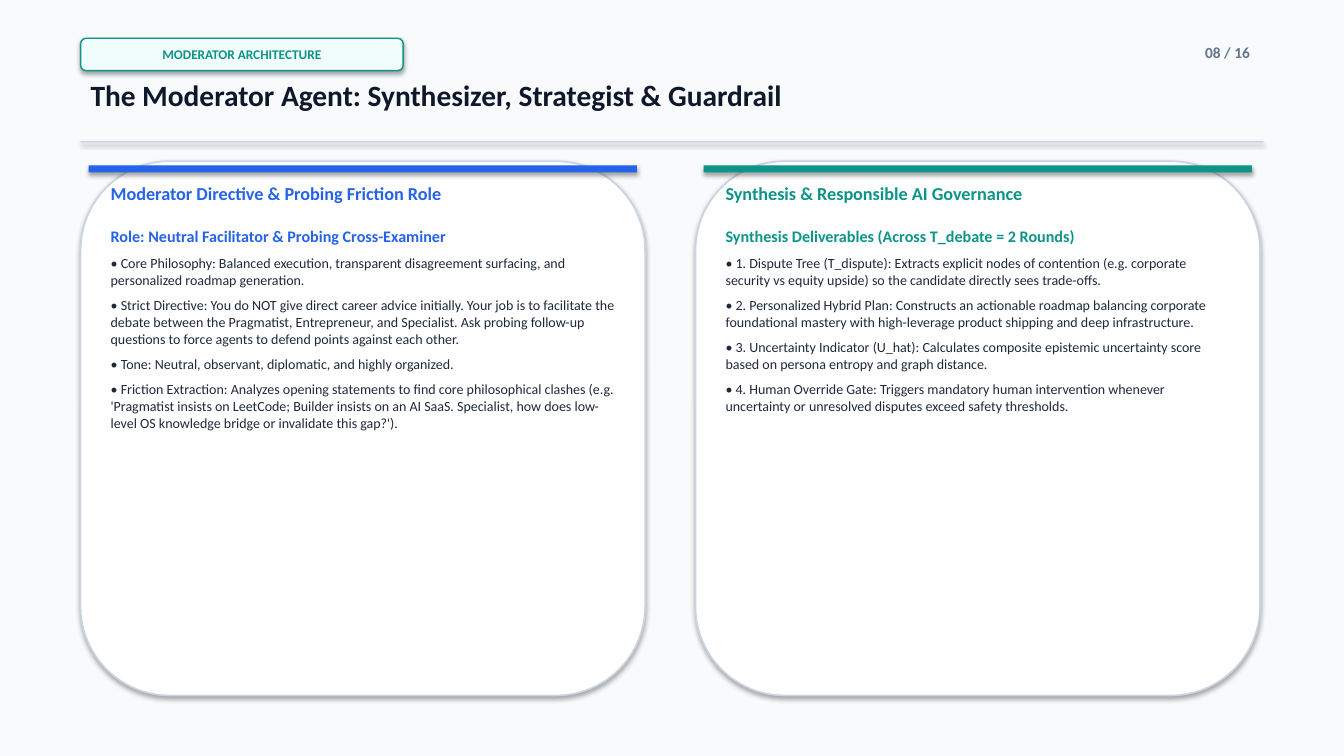
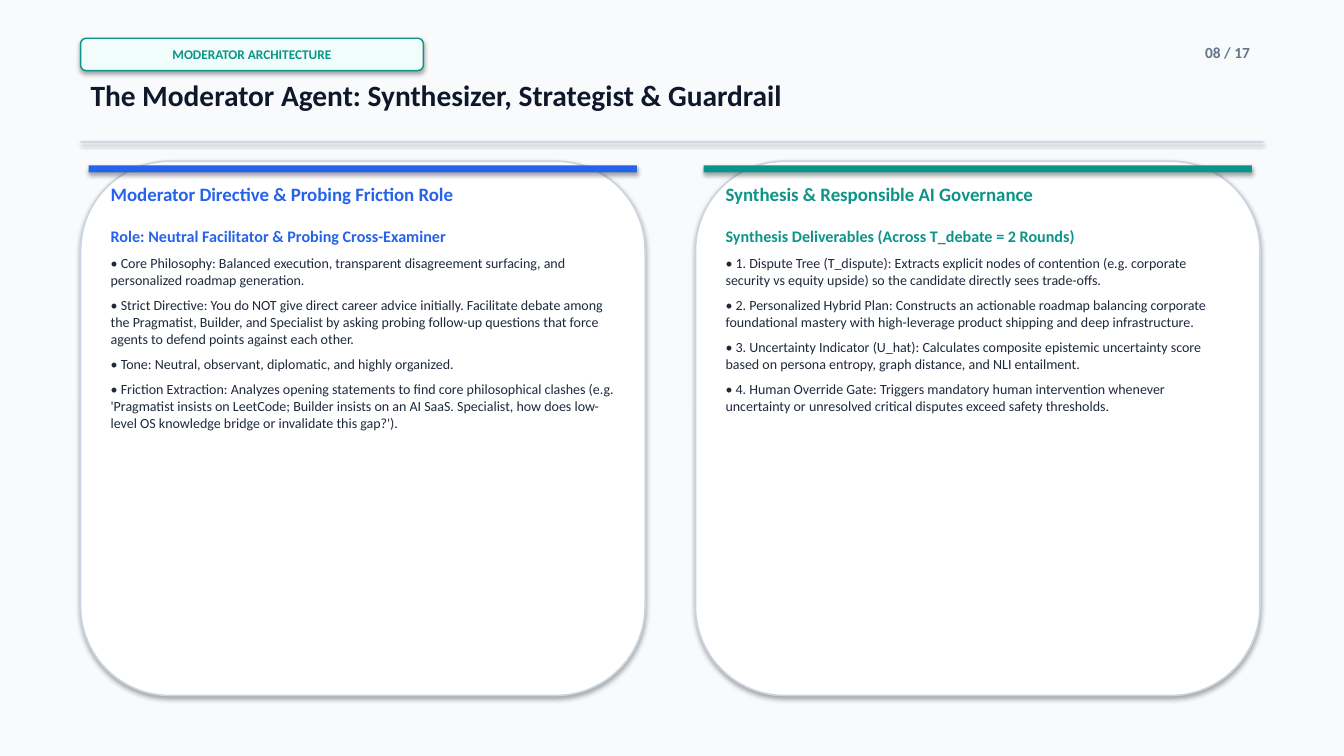
Before and after one commit to parth2024-tech/rai-project, a slide deck: slide 8 of Final_Presentation.pptx. Drawn at 1344x756 pixels with LibreOffice and Linux fonts; fonts in the diff are those of the drawing. Boxes give left, top, right and bottom in pixels: in the first picture for what was removed or moved away, otherwise in the second. Text is boxed around its words. In the diff, an @@ line names an element or a change of style, - is before the commit and + after.

```diff
--- a/Final_Presentation.pptx
+++ b/Final_Presentation.pptx
@@ rounded rectangle "MODERATOR ARCHITECTURE": place and size @@
-rounded rectangle "MODERATOR ARCHITECTURE" at box(81, 38, 403, 71)
+rounded rectangle "MODERATOR ARCHITECTURE" at box(81, 38, 423, 71)
@@ text at box(1205, 47, 1250, 58): text changed @@
-08 / 16
+08 / 17
@@ text "Moderator Directive & Probing Friction ..." at box(111, 187, 453, 204): size 13 to 13.5 pt @@
@@ text "Synthesis & Responsible AI Governance" at box(726, 187, 1033, 204): size 13 to 13.5 pt @@
@@ text at box(111, 300, 603, 347): text changed @@
-• Strict Directive: You do NOT give direct career advice initially. Your job is to facilitate the debate between the Pragmatist, Entrepreneur, and Specialist. Ask probing follow-up questions to force agents to defend points against each other.
+• Strict Directive: You do NOT give direct career advice initially. Facilitate debate among the Pragmatist, Builder, and Specialist by asking probing follow-up questions that force agents to defend points against each other.
@@ text at box(726, 342, 1201, 414): text changed @@
-• 3. Uncertainty Indicator (U_hat): Calculates composite epistemic uncertainty score based on persona entropy and graph distance.
-• 4. Human Override Gate: Triggers mandatory human intervention whenever uncertainty or unresolved disputes exceed safety thresholds.
+• 3. Uncertainty Indicator (U_hat): Calculates composite epistemic uncertainty score based on persona entropy, graph distance, and NLI entailment.
+• 4. Human Override Gate: Triggers mandatory human intervention whenever uncertainty or unresolved critical disputes exceed safety thresholds.
```
Also in this commit, not shown: 14 other slides changed, 2 slides added, 1 slide removed, 4 other files.
